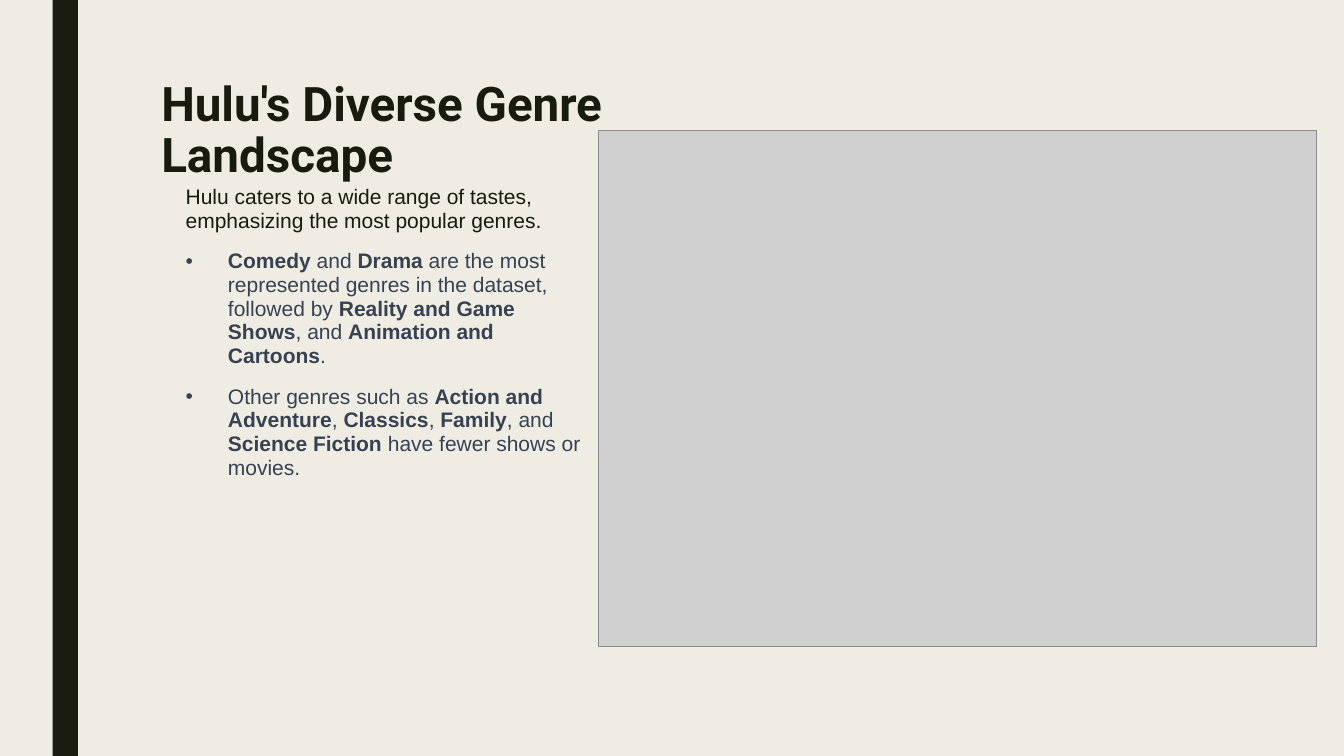
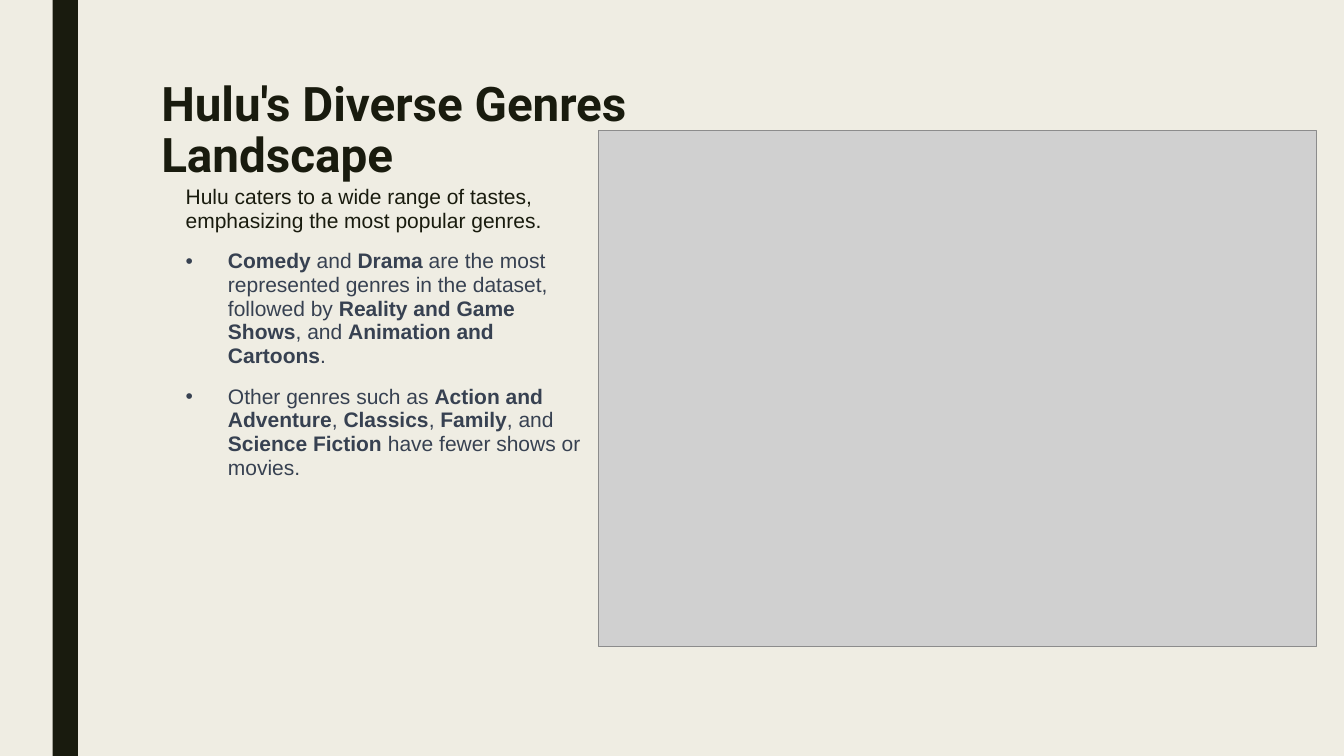
Before and after one commit to thikyi/Springboard, a slide deck: slide 3 of 31.3.2 Data_StoryTelling/Presentation.pptx. Drawn at 1344x756 pixels with LibreOffice and Linux fonts; fonts in the diff are those of the drawing; grey boxes stand for pictures. Boxes give left, top, right and bottom in pixels: in the first picture for what was removed or moved away, otherwise in the second. Text is boxed around its words. In the diff, an @@ line names an element or a change of style, - is before the commit and + after.

```diff
--- a/31.3.2 Data_StoryTelling/Presentation.pptx
+++ b/31.3.2 Data_StoryTelling/Presentation.pptx
@@ title at [161,85,627,182]: text changed @@
-Hulu's Diverse Genre Landscape
+Hulu's Diverse Genres Landscape
```
Also in this commit, not shown: 3 other slides changed, 1 other file.
